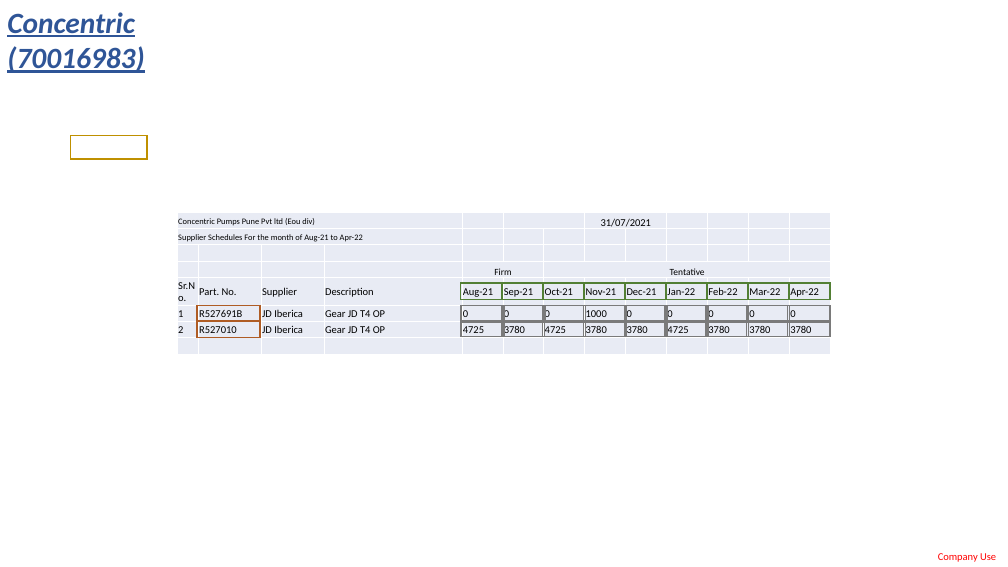
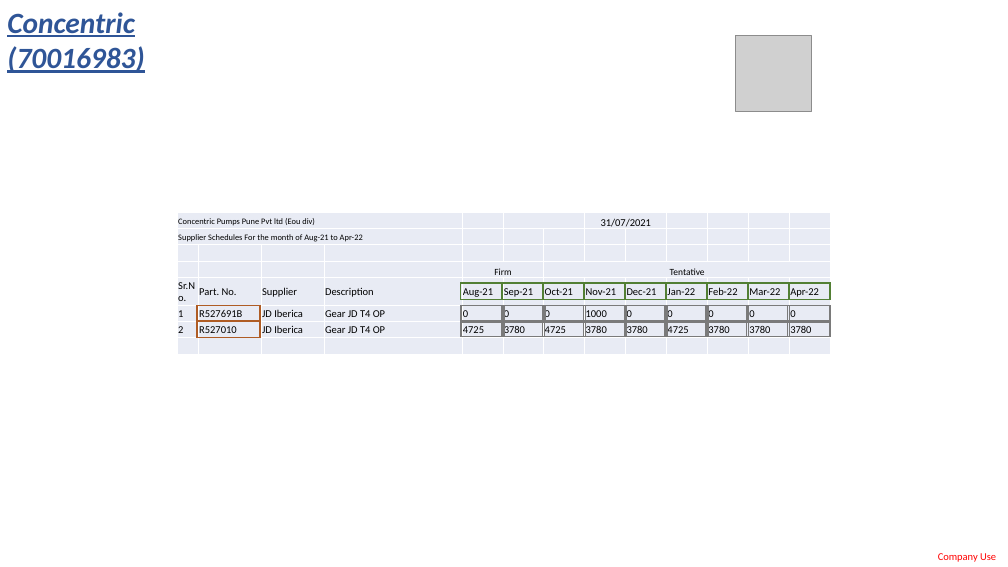
Before and after one commit to LobatoJaime/Bot-Creacion-de-Pedidos, a slide deck: slide 18 of AI_Engine/Info/ExtraccionDatos.pptx (slide 16 before the commit). Drawn at 1008x567 pixels with LibreOffice and Linux fonts; fonts in the diff are those of the drawing; grey boxes stand for pictures. Boxes give left, top, right and bottom in pixels: in the first picture for what was removed or moved away, otherwise in the second. Text is boxed around its words. In the diff, an @@ line names an element or a change of style, - is before the commit and + after.

```diff
--- a/AI_Engine/Info/ExtraccionDatos.pptx
+++ b/AI_Engine/Info/ExtraccionDatos.pptx
@@ picture added at (x1=736, y1=36, x2=811, y2=111) @@
@@ rectangle removed at (x1=70, y1=135, x2=147, y2=159) @@
```
Also in this commit, not shown: 15 other slides changed, 7 slides added.
